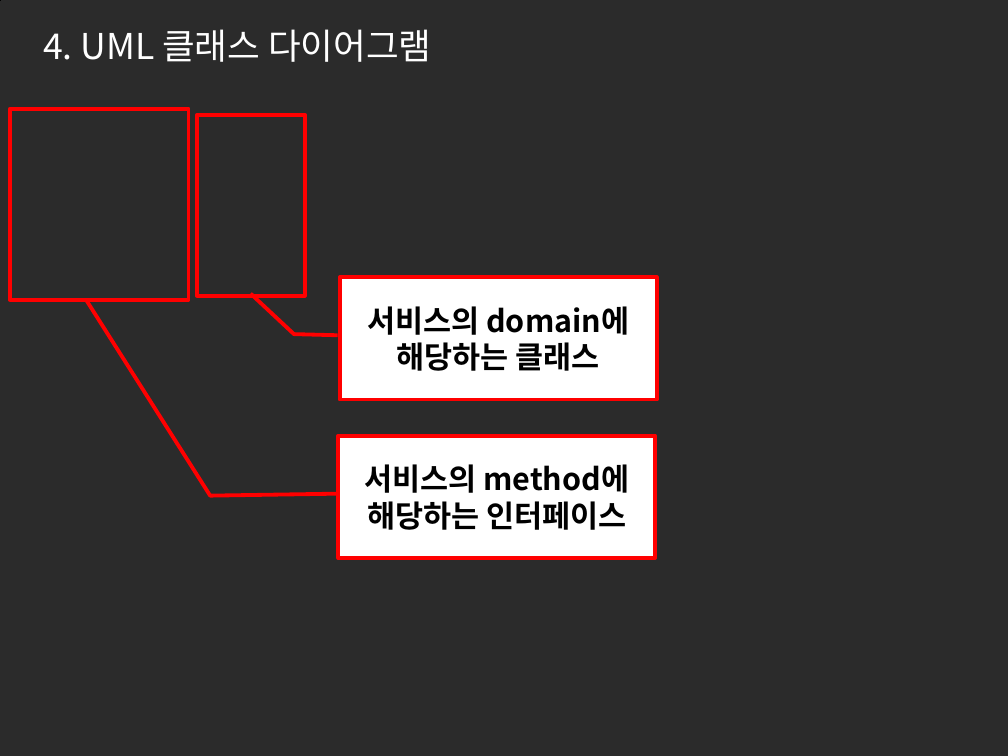
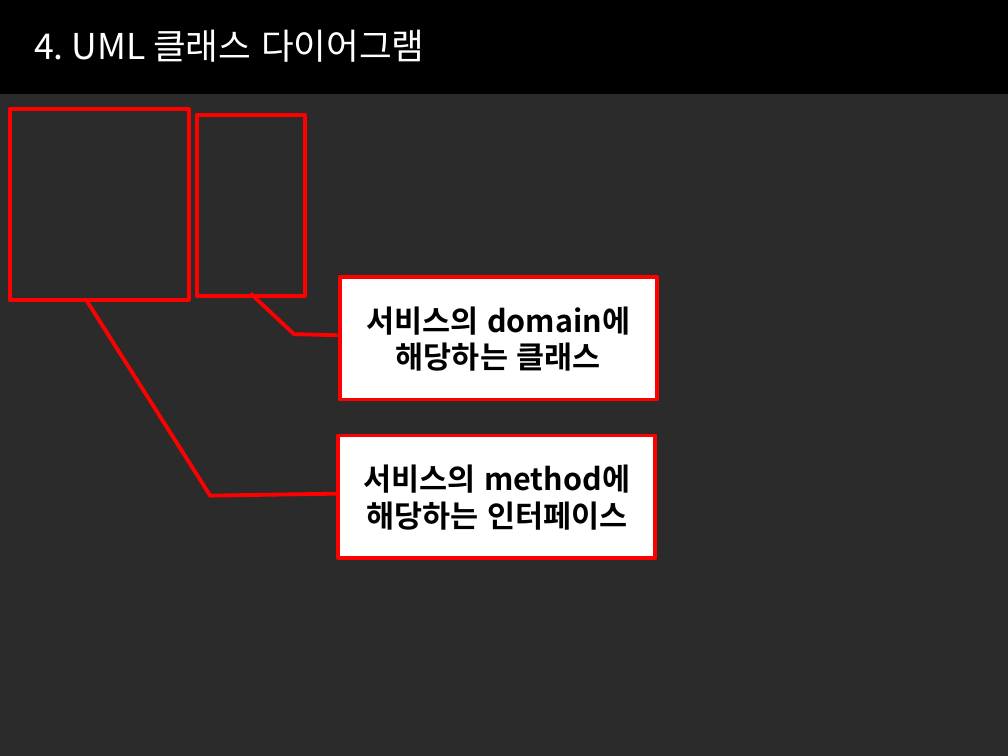
Before and after one commit to hkemt/doc, a slide deck: slide 18 of EMT_doc/1_EMT_Final_Report/EMT_FinalReport.pptx. Drawn at 1008x756 pixels with LibreOffice and Linux fonts; fonts in the diff are those of the drawing; background and template pictures are left out; a plain dark background stands for a picture behind light text. Boxes give left, top, right and bottom in pixels: in the first picture for what was removed or moved away, otherwise in the second. Text is boxed around its words. In the diff, an @@ line names an element or a change of style, - is before the commit and + after.

```diff
--- a/EMT_doc/1_EMT_Final_Report/EMT_FinalReport.pptx
+++ b/EMT_doc/1_EMT_Final_Report/EMT_FinalReport.pptx
@@ freeform shape at [0, 0, 1008, 93]: outline #000000 0.75 pt to #000000 0 pt; outline redrawn @@
@@ text "4. UML 클래스 다이어그램": place and size @@
-text "4. UML 클래스 다이어그램" at [43, 29, 431, 62]
+text "4. UML 클래스 다이어그램" at [34, 29, 424, 62]
```
Also in this commit, not shown: 19 other slides changed.
